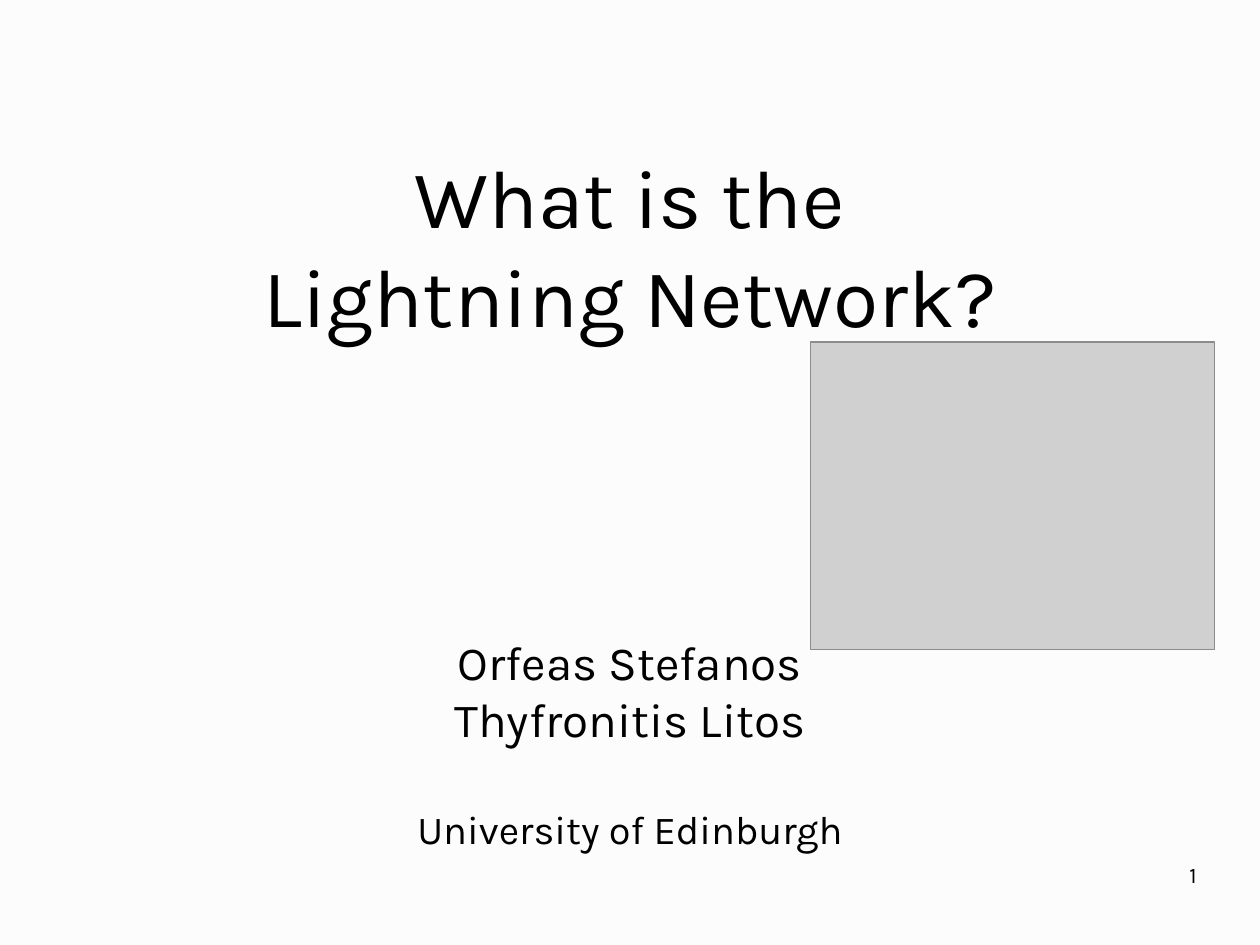
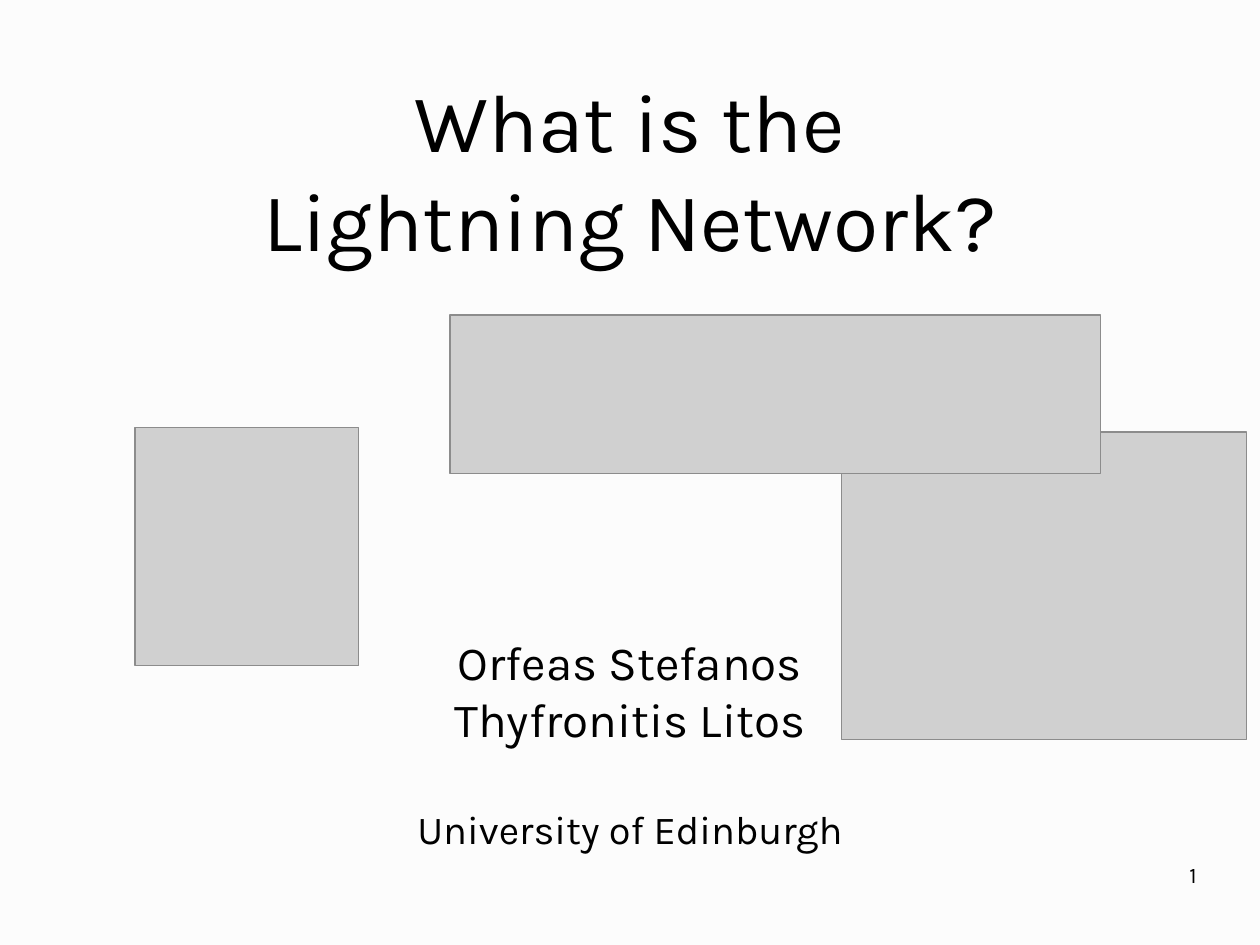
Before and after one commit to OrfeasLitos/PaymentChannels, a slide deck: slide 1 of ln-slides/slides.odp. Drawn at 1260x945 pixels with LibreOffice and Linux fonts; fonts in the diff are those of the drawing; grey boxes stand for pictures. Boxes give left, top, right and bottom in pixels: in the first picture for what was removed or moved away, otherwise in the second. Text is boxed around its words. In the diff, an @@ line names an element or a change of style, - is before the commit and + after.

```diff
--- a/ln-slides/slides.odp
+++ b/ln-slides/slides.odp
@@ title "What is the Lightning Network?": place and size @@
-title "What is the Lightning Network?" at <box>264,171,996,348</box>
+title "What is the Lightning Network?" at <box>264,95,996,271</box>
@@ picture added at <box>450,316,1101,475</box> @@
@@ picture added at <box>135,428,359,667</box> @@
@@ picture: place and size @@
-picture at <box>811,342,1215,649</box>
+picture at <box>842,432,1246,740</box>
```
Also in this commit, not shown: 1 other slide changed, 28 slides added, 5 slides removed, 1 other file.
